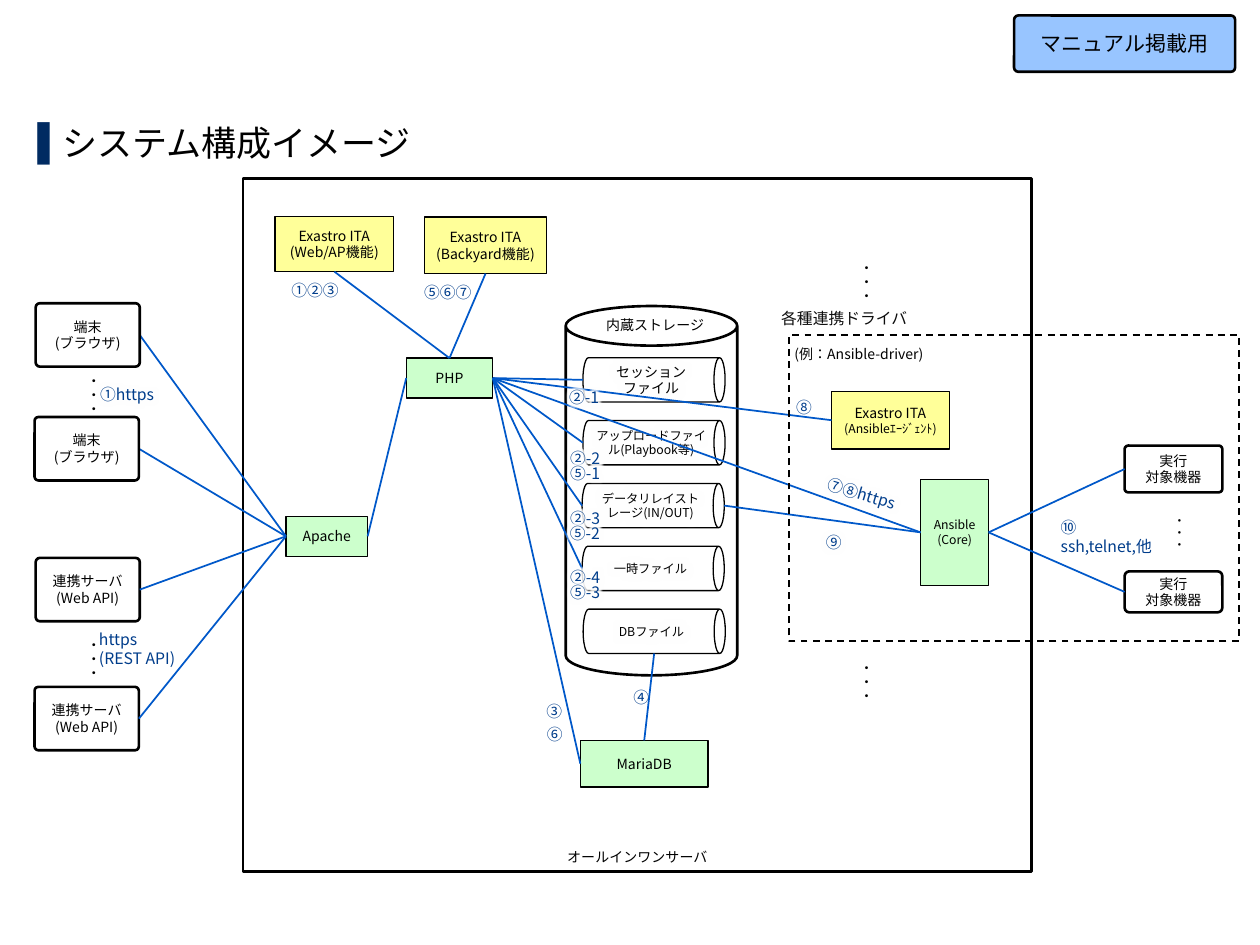
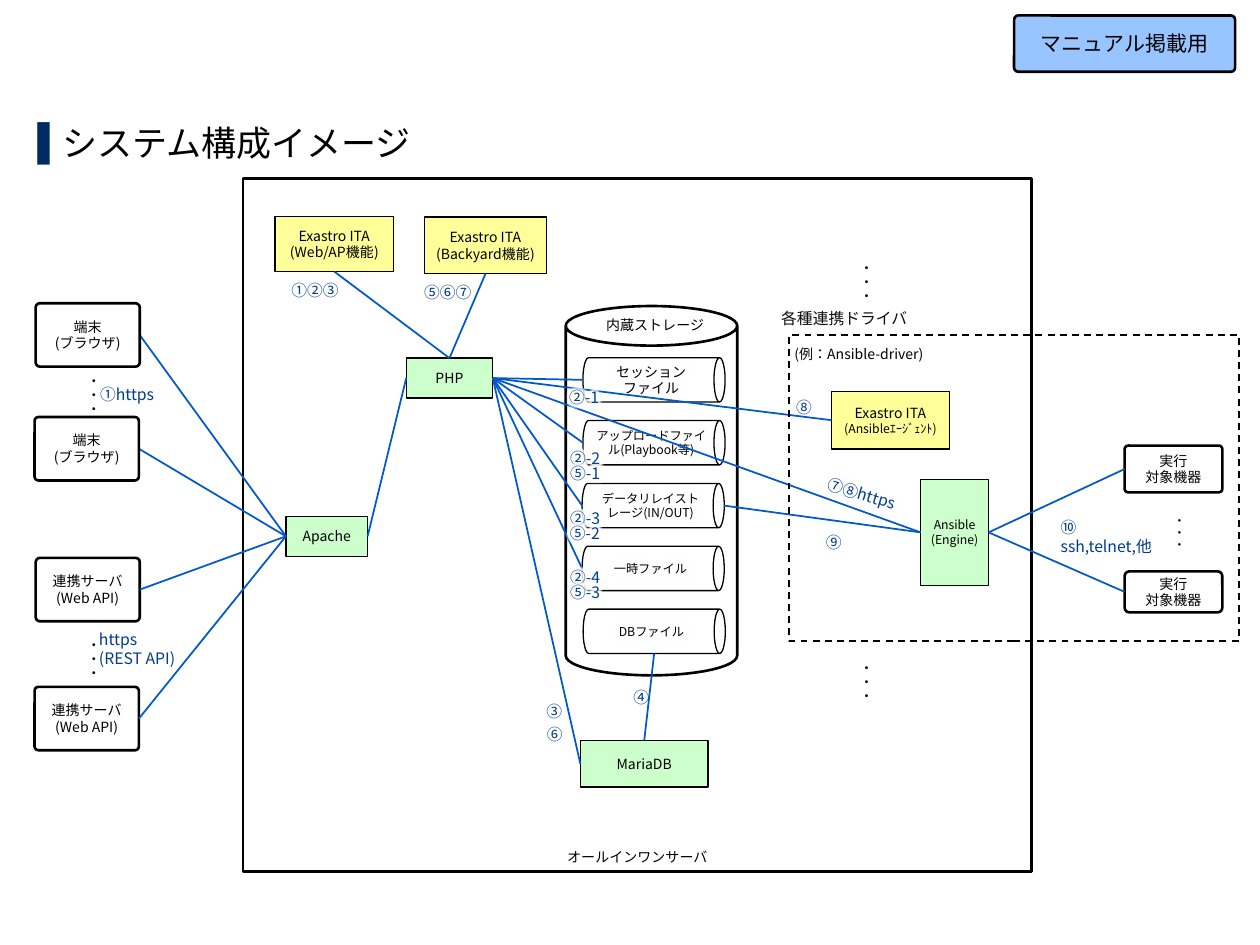
Before and after one commit to exastro-suite/it-automation-docs, a slide deck: slide 1 of asset/Documents_ja/Exastro-ITA_システム構成／環境構築ガイド_基本編_システム構成図.pptx. Drawn at 1260x945 pixels with LibreOffice and Linux fonts; fonts in the diff are those of the drawing; background and template pictures are left out. Boxes give left, top, right and bottom in pixels: in the first picture for what was removed or moved away, otherwise in the second. Text is boxed around its words. In the diff, an @@ line names an element or a change of style, - is before the commit and + after.

Commit message:
2020/04/02 18:04:33

```diff
--- a/asset/Documents_ja/Exastro-ITA_システム構成／環境構築ガイド_基本編_システム構成図.pptx
+++ b/asset/Documents_ja/Exastro-ITA_システム構成／環境構築ガイド_基本編_システム構成図.pptx
@@ text in rectangle at (931,519,978,547): text changed @@
-Ansible
-(Core)
+Ansible
+(Engine)
```
Also in this commit, not shown: 1 other slide changed.
